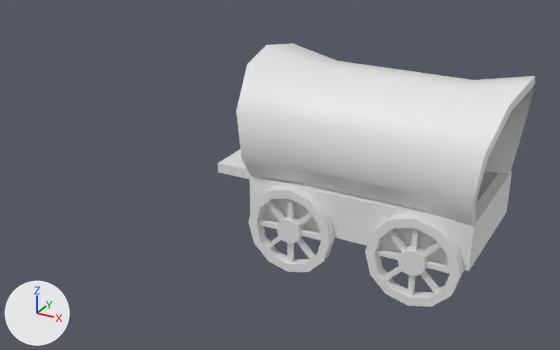
Renders of the FBX model Assets/Никита/Models/telega.fbx from each side of a commit.
One viewpoint serves both versions: a 50 mm lens placed at (4.65, -5.96, 3.55), pointed at (1.38, -0.01, 0.57). The lights are fixed; the arrows at lower left show +X, +Y and +Z.
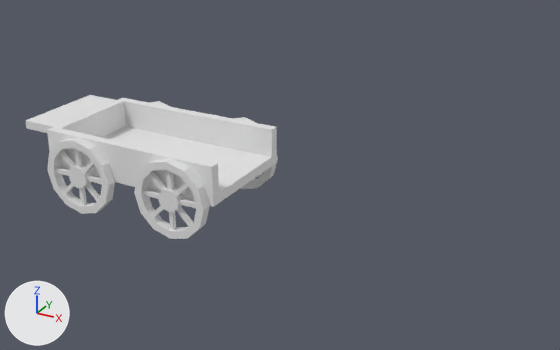
Where the change shows, as pixel boxes [x1, y1, x2, y2] in the pictures (560 x 350 px):
'Cube', reshaped, moved (20% narrower, 45% shorter)
    before: [218, 43, 535, 307]
    after: [25, 95, 278, 239]
part 1 of me_cube, cut back
    before: [236, 43, 535, 253]
    after: [62, 101, 272, 193]

Diff of the bpy script that builds the scene:
```diff
--- a/Assets/Никита/Models/telega.fbx.py
+++ b/Assets/Никита/Models/telega.fbx.py
@@ me_cube @@
 # used by ob_cube; location = (2.4, 0.0, 0.45)
-me_cube.from_pydata(...)  # 578 vertices, 550 faces; spans x -1.4..1.18, y -0.73..0.73, z -0.45..1.36
+me_cube.from_pydata(...)  # 502 vertices, 466 faces; spans x -1.4..1.0, y -0.7..0.7, z -0.45..0.35
+# me_cube part 1
+# 80 vertices are removed from x -1.18..1.18, y -0.73..0.73, z 0.35..1.36
+# 95 faces are deleted
+# 4 vertices are added at (-0.91, 0.5, 0.26), (-0.91, -0.5, 0.26), (0.9, -0.5, 0.26), (0.9, 0.5, 0.26)
+# 11 new faces join them
@@ ob_cube @@
 ob_cube = bpy.data.objects.new('Cube', me_cube)
-ob_cube.location = (2.4, 0.0, 0.45)
+ob_cube.location = (0.005, 0.0, 0.45)
```
